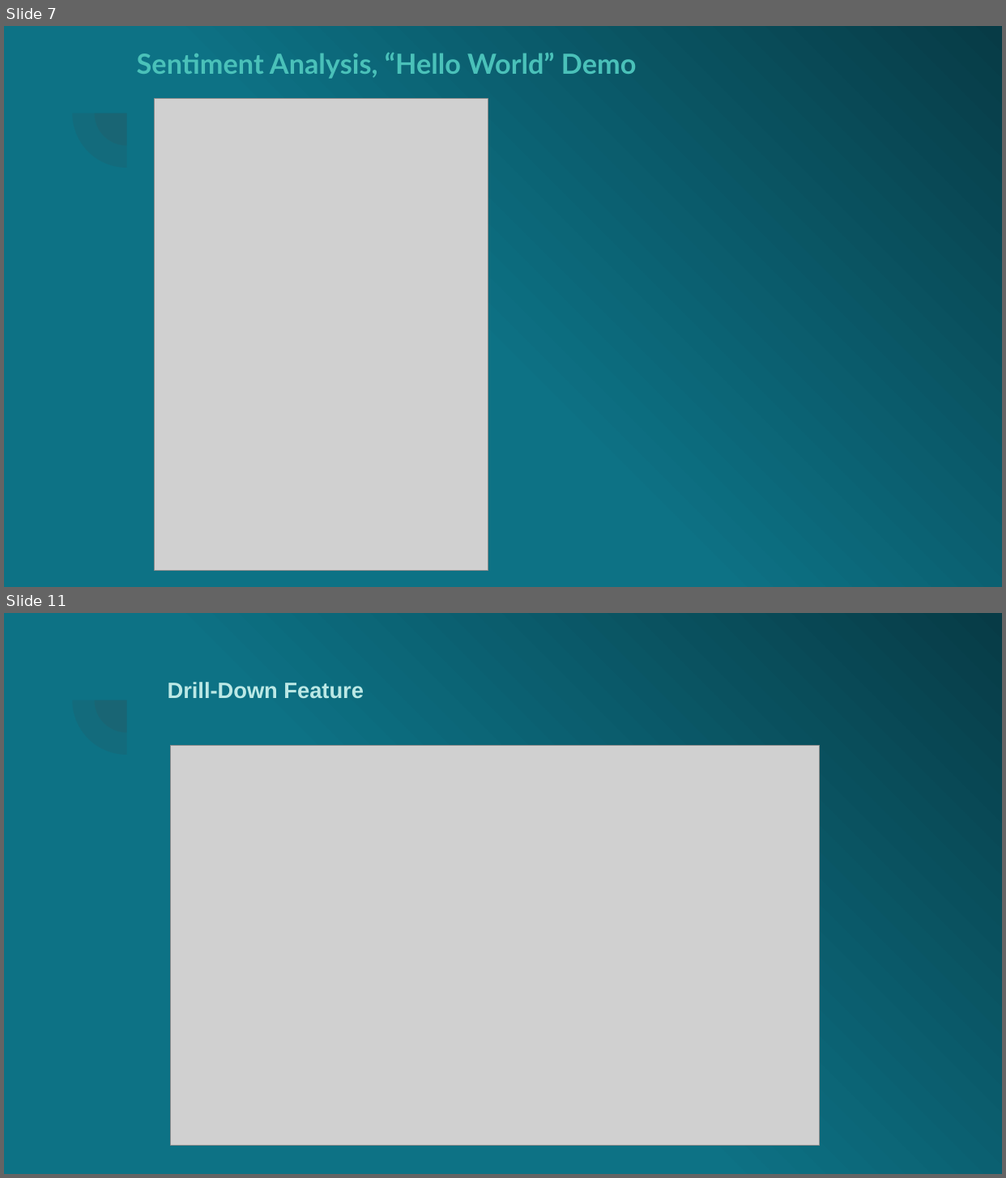
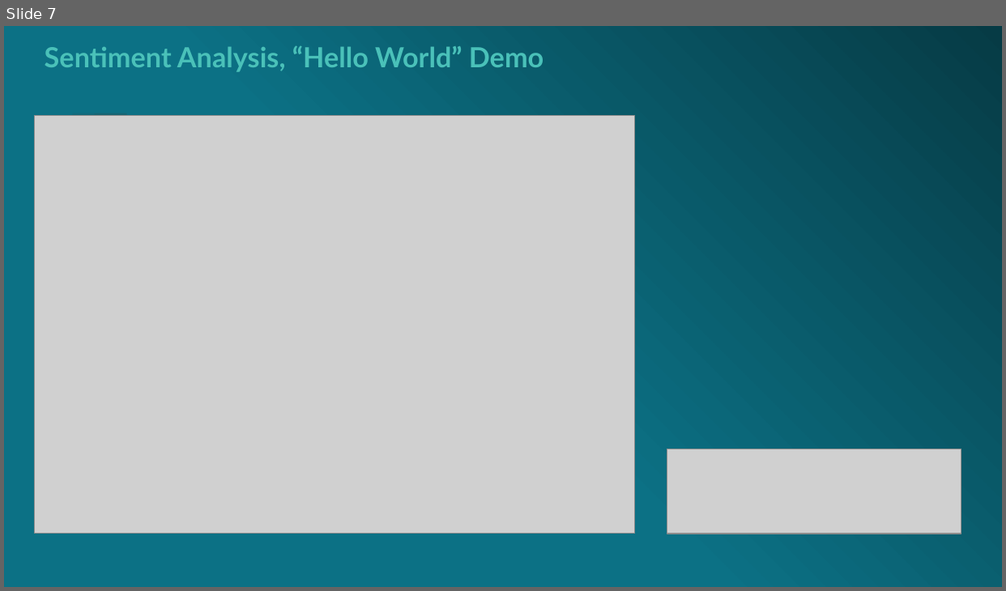
Before and after one commit to fobmsm/fobm.github.io, a slide deck: Milestone1.ppsx. Shown one above the other, each under a label of ours: slides 7 and 11 before the commit, slide 7 after it; the slides between them are not shown. The pictures are 1006x1178 and 1006x591 pixels, drawn with LibreOffice and Linux fonts; fonts in the diff are those of the drawing; grey boxes stand for pictures. Boxes give left, top, right and bottom in pixels: in the first picture for what was removed or moved away, otherwise in the second. Text is boxed around its words. In the diff, an @@ line names an element or a change of style, - is before the commit and + after.

```diff
--- a/Milestone1.ppsx
+++ b/Milestone1.ppsx
@@ slide 11 removed at box(4, 613, 1002, 1174), background gradient #0D7285 to #073B46; not listed: 2 template elements that a slide beside it also shows @@
@@ text removed at box(168, 682, 364, 699) @@
-Drill-Down Feature
@@ picture removed at box(171, 746, 820, 1146) @@
@@ slide 7 changed as well @@
@@ background gradient #0D7285 to #073B46 to gradient #0C7185 to #063B45 @@
@@ text "Sentiment Analysis, “Hello World” Demo": place and size @@
-text "Sentiment Analysis, “Hello World” Demo" at box(137, 52, 637, 79)
+text "Sentiment Analysis, “Hello World” Demo" at box(44, 45, 544, 72)
@@ pie slice (boxed as its full ellipse) at box(72, 59, 181, 168): fill #424242 at 13% opacity to #424242 at 12% opacity @@
@@ pie slice (boxed as its full ellipse) at box(95, 81, 160, 146): fill #424242 at 13% opacity to #424242 at 12% opacity @@
@@ picture: place and size @@
-picture at box(155, 99, 488, 571)
+picture at box(35, 116, 635, 534)
@@ picture added at box(667, 449, 960, 534) @@
```
Also in this commit, not shown: 6 other slides changed, 7 slides added, 6 other slides removed.
